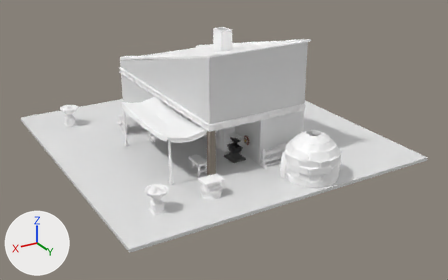
Renders of the FBX model Kits/Mediterranean/Hero Assets/New blacksmith.fbx from each side of a commit.
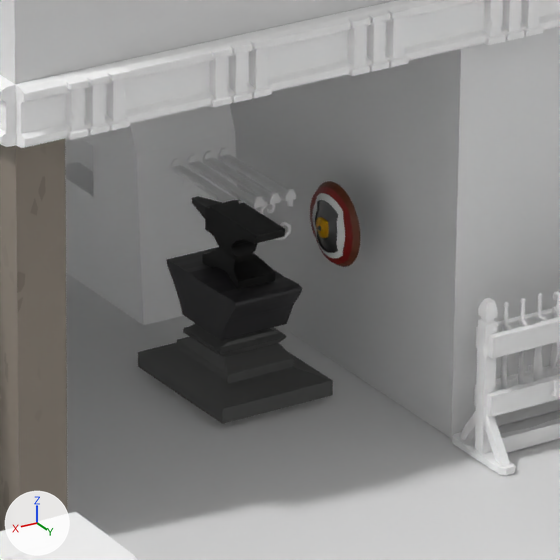
There are two pictures of each version: one whole from a 50 mm lens placed at (9.5, 17.33, 8.22), pointed at (-0.06, 1.38, 0.25), one close up on the part from 46% to 61% of the width and 41% to 64% of the height. The axes (+X, +Y, +Z) are drawn at lower left. The lights are the same throughout. The last two pictures show the newer version. Where no turn or scale is listed for an object, it has been applied to the vertices.
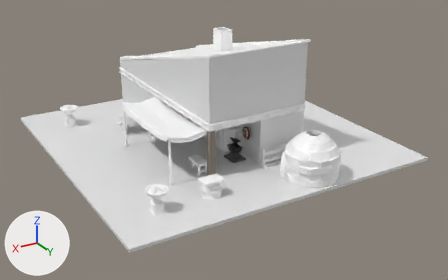
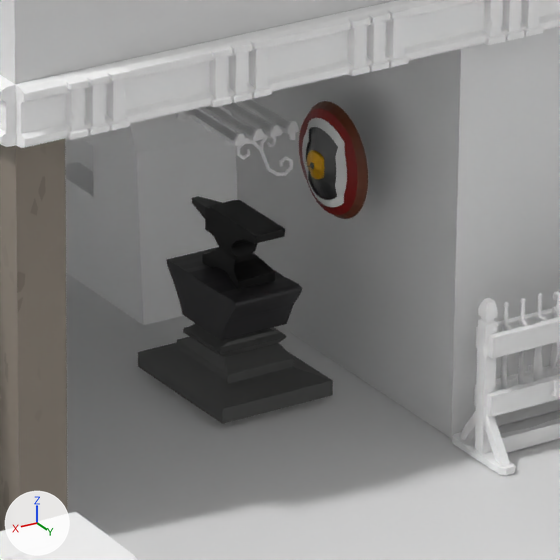
Location of each change, (x1, y1, x2, y2) in pixels of the close-ups (560 x 560 px):
'Roundcube.004', moved, rescaled (37% wider, 37% taller): before (310, 181, 360, 267); after (299, 101, 368, 219)
'SM_Prop_Overhang_02', moved, rescaled: before (170, 148, 296, 240); after (176, 99, 299, 176)

Edits to the bpy script that builds the scene:
```text
Change ob_sm_prop_overhang_02:
    ob_sm_prop_overhang_02.location: (-0.114, 2.223, 0.732) -> (-0.114, 2.223, 0.996)
    ob_sm_prop_overhang_02.scale: (0.00388, 0.00388, 0.00388) -> (0.00416, 0.00416, 0.00416)
Change ob_roundcube_004:
    ob_roundcube_004.location: (-0.091, 2.72, 0.731) -> (-0.091, 2.72, 0.976)
    ob_roundcube_004.scale: (0.18, 0.18, 0.18) -> (0.246, 0.246, 0.246)
```
